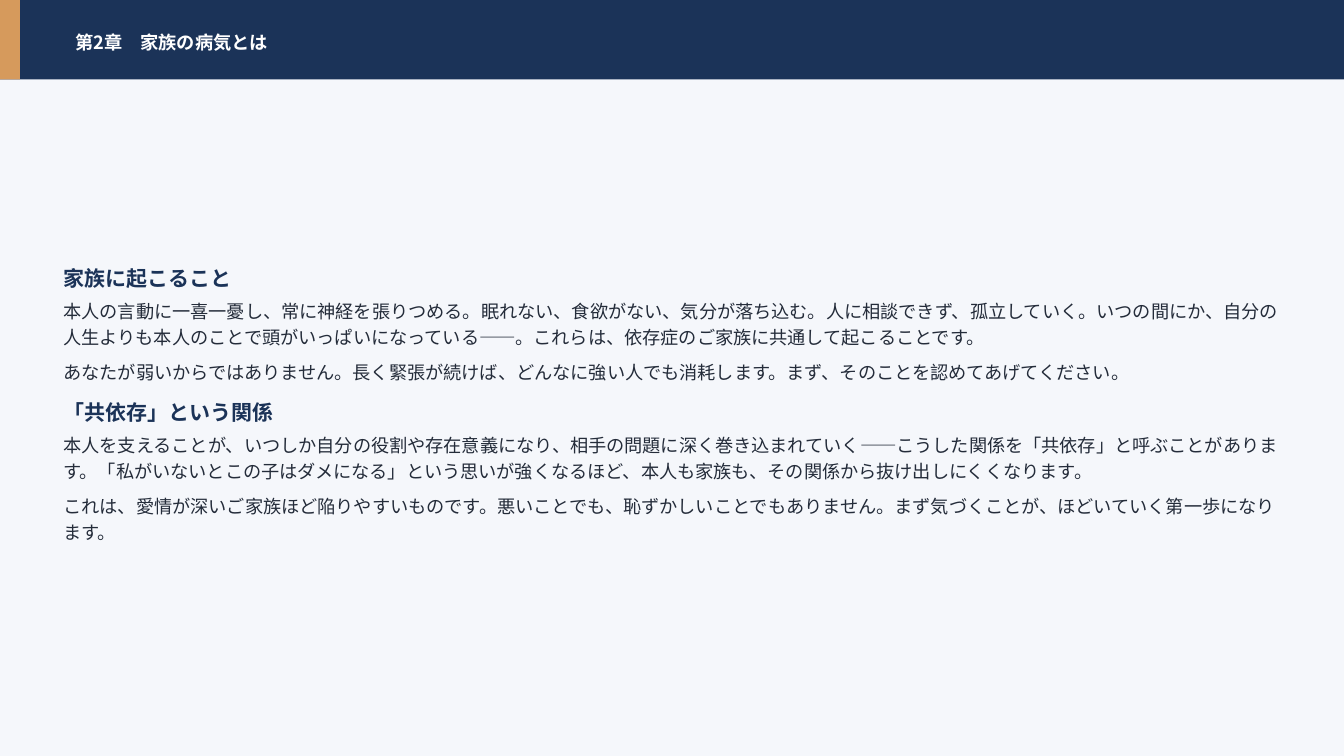
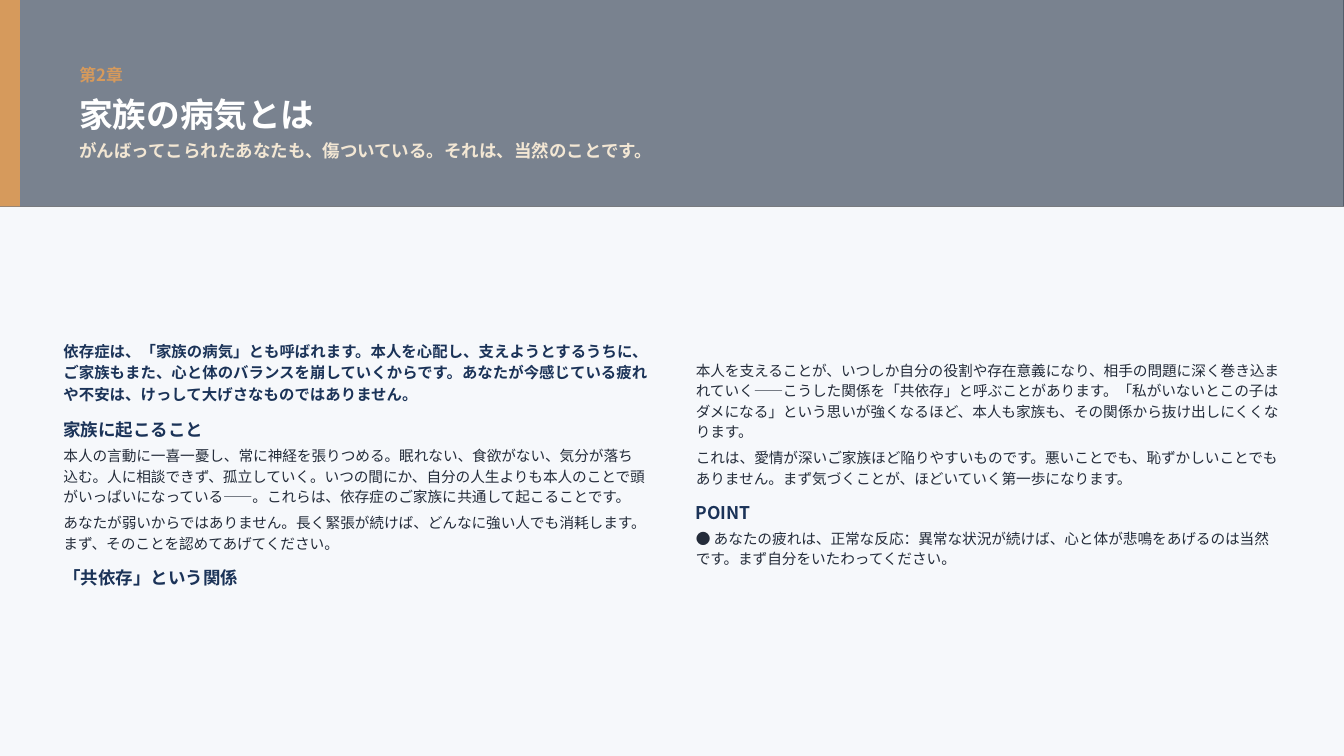
Before and after one commit to hiderock84-sys/darca, a slide deck: slide 7 of public/manual.pptx (slide 14 before the commit). Drawn at 1344x756 pixels with LibreOffice and Linux fonts; fonts in the diff are those of the drawing; grey boxes stand for pictures. Boxes give left, top, right and bottom in pixels: in the first picture for what was removed or moved away, otherwise in the second. Text is boxed around its words. In the diff, an @@ line names an element or a change of style, - is before the commit and + after.

```diff
--- a/public/manual.pptx
+++ b/public/manual.pptx
@@ rectangle at <box>0,0,1344,756</box>: fill #F5F7FB to #F6F8FB @@
@@ rectangle: place and size @@
-rectangle at <box>0,0,20,80</box>
+rectangle at <box>0,0,20,207</box>
@@ rectangle: place and size @@
-rectangle at <box>0,0,1344,80</box>
+rectangle at <box>0,0,1344,207</box>
@@ rectangle at <box>0,0,1344,207</box>: fill #1B3358 to #142744 at 46% opacity @@
@@ picture added at <box>0,0,1344,207</box> @@
@@ text removed at <box>75,33,268,51</box> @@
-第2章 家族の病気とは
@@ text added at <box>79,67,651,159</box>, 12.5 pt, text #F3E7D4, bold @@
+第2章
+家族の病気とは
+がんばってこられたあなたも、傷ついている。それは、当然のことです。
@@ text "本人を支えることが、いつしか自分の役割や存在意義になり、相手の問題に深く巻き込まれていく——こうした関係を「共依存」と呼 ...": place and size @@
-text "本人を支えることが、いつしか自分の役割や存在意義になり、相手の問題に深く巻き込まれていく——こうした関係を「共依存」と呼 ..." at <box>63,268,1277,540</box>
+text "本人を支えることが、いつしか自分の役割や存在意義になり、相手の問題に深く巻き込まれていく——こうした関係を「共依存」と呼 ..." at <box>696,363,1279,565</box>
@@ text at <box>63,268,1277,422</box>: paragraphs removed @@
-家族に起こること
-本人の言動に一喜一憂し、常に神経を張りつめる。眠れない、食欲がない、気分が落ち込む。人に相談できず、孤立していく。いつの間にか、自分の人生よりも本人のことで頭がいっぱいになっている——。これらは、依存症のご家族に共通して起こることです。
-あなたが弱いからではありません。長く緊張が続けば、どんなに強い人でも消耗します。まず、そのことを認めてあげてください。
-「共依存」という関係
@@ text added at <box>63,344,647,586</box>, 10.5 pt, text #242C3A @@
+依存症は、「家族の病気」とも呼ばれます。本人を心配し、支えようとするうちに、ご家族もまた、心と体のバランスを崩していくからです。あなたが今感じている疲れや不安は、けっして大げさなものではありません。
+家族に起こること
+本人の言動に一喜一憂し、常に神経を張りつめる。眠れない、食欲がない、気分が落ち込む。人に相談できず、孤立していく。いつの間にか、自分の人生よりも本人のことで頭がいっぱいになっている——。これらは、依存症のご家族に共通して起こることです。
+あなたが弱いからではありません。長く緊張が続けば、どんなに強い人でも消耗します。まず、そのことを認めてあげてください。
+「共依存」という関係
@@ text at <box>696,363,1279,485</box>: size 13 to 10.5 pt in "本人を支えることが、いつしか自分の役割や存在意義になり、相手の問題に深く巻き込まれていく——こうした関係を「共依存」と呼 ...", "これは、愛情が深いご家族ほど陥りやすいものです。悪いことでも、恥ずかしいことでもありません。まず気づくことが、ほどいてい ..."; line spacing 1.2 to 1.16; less space between paragraphs @@
@@ text at <box>696,506,1270,565</box>: paragraphs added @@
+POINT
+● あなたの疲れは、正常な反応：異常な状況が続けば、心と体が悲鳴をあげるのは当然です。まず自分をいたわってください。
```
Also in this commit, not shown: 31 other slides changed, 49 slides removed, 1 other file.
